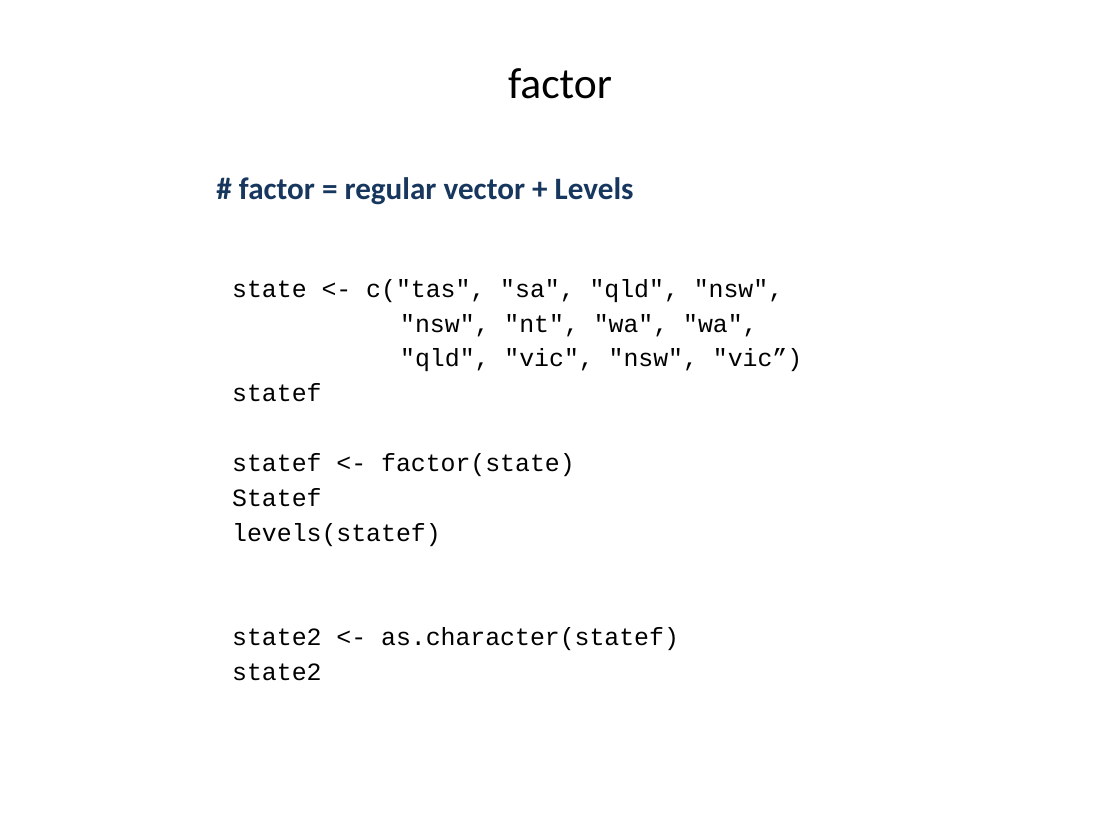
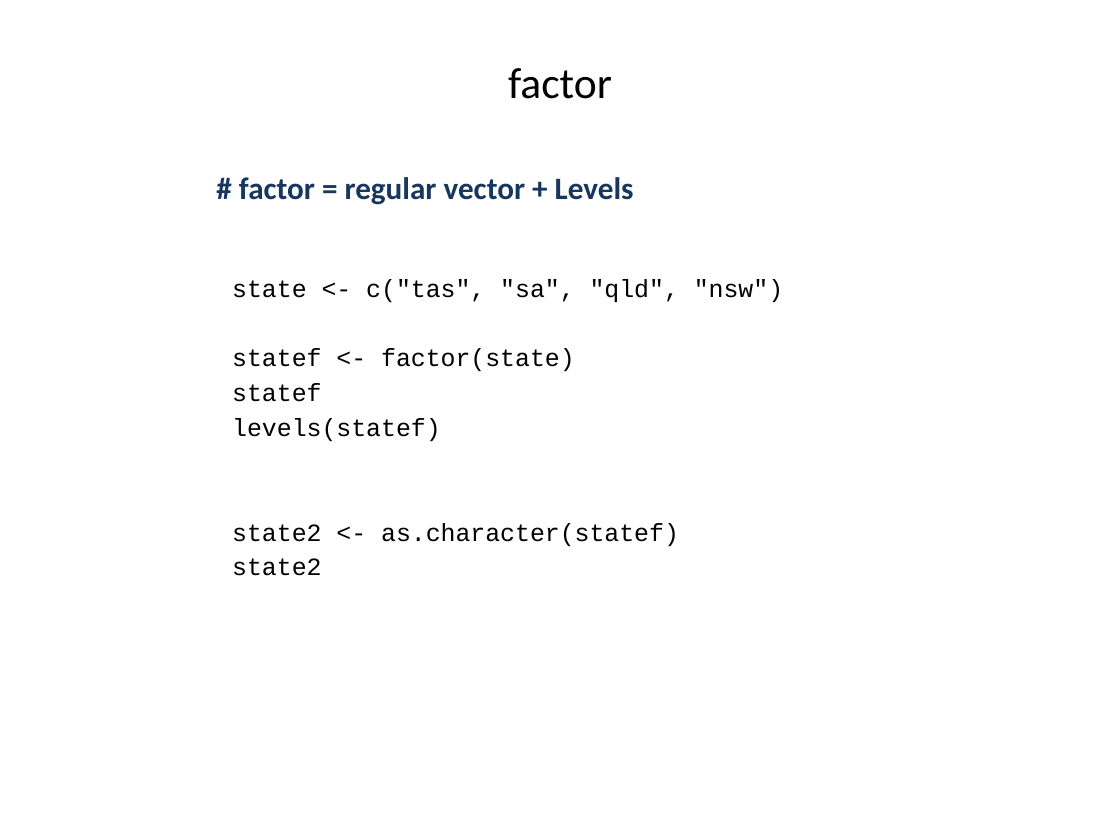
Before and after one commit to ravinpoudel/PLPTH813Bioinformatics, a slide deck: slide 13 of labs/lab03_R.pptx. Drawn at 1120x840 pixels with LibreOffice and Linux fonts; fonts in the diff are those of the drawing. Boxes give left, top, right and bottom in pixels: in the first picture for what was removed or moved away, otherwise in the second. Text is boxed around its words. In the diff, an @@ line names an element or a change of style, - is before the commit and + after.

```diff
--- a/labs/lab03_R.pptx
+++ b/labs/lab03_R.pptx
@@ text at <box>232,279,783,371</box>: text changed @@
-state <- c("tas", "sa", "qld", "nsw",
-"nsw", "nt", "wa", "wa",
-"qld", "vic", "nsw", "vic”)
+state <- c("tas", "sa", "qld", "nsw")
+statef <- factor(state)
@@ text at <box>232,453,575,507</box>: paragraphs removed @@
-statef <- factor(state)
-Statef
```
Also in this commit, not shown: 1 other slide changed, 1 slide added, 1 slide removed.
